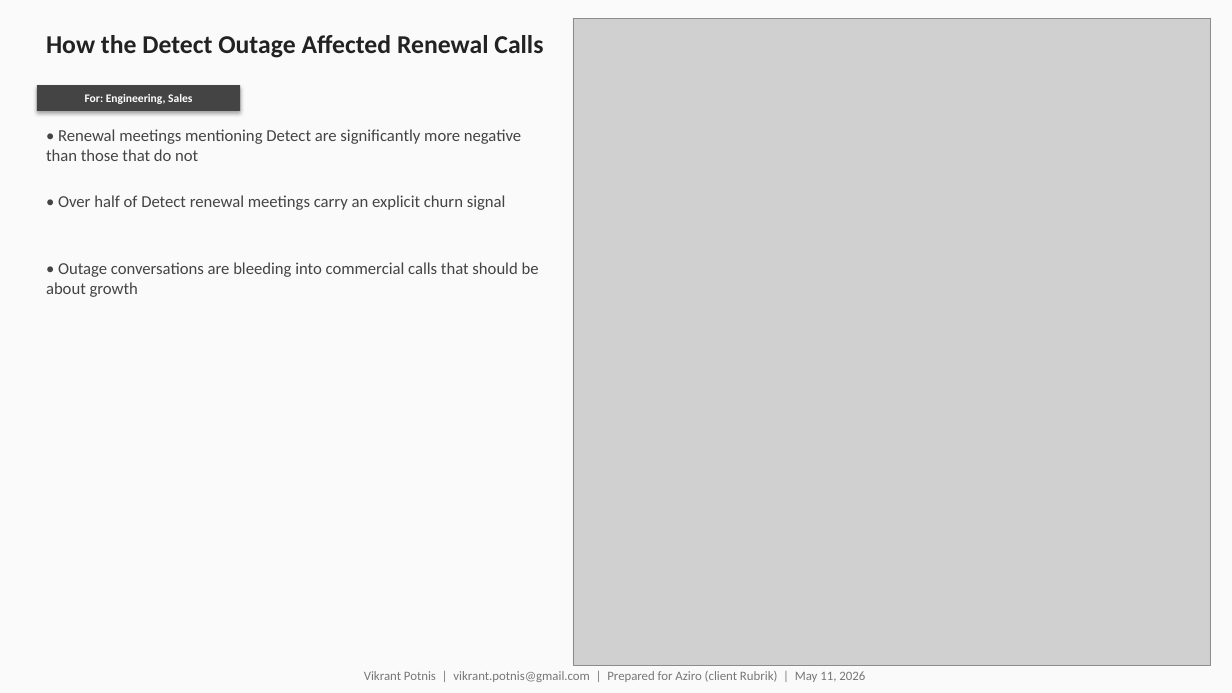
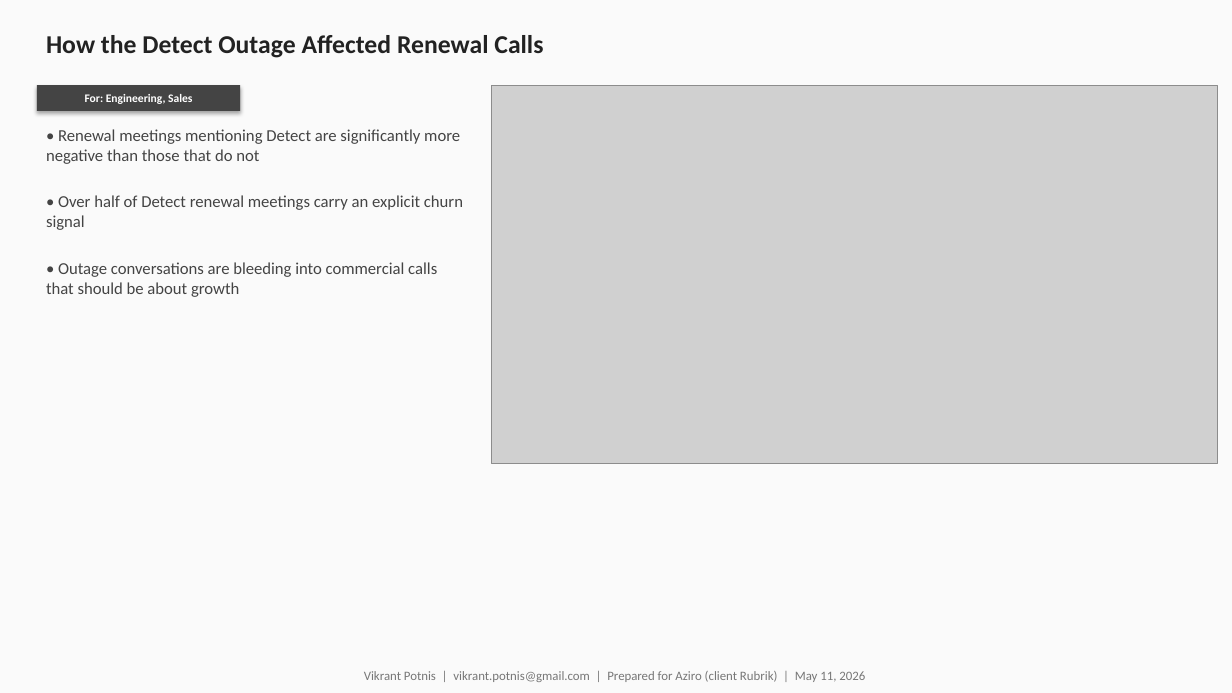
Before and after one commit to rohanvazir123/pydantic-ai-experiments, a slide deck: slide 13 of basics/iprep/meeting-analytics/final_version/meeting_analytics.pptx. Drawn at 1232x693 pixels with LibreOffice and Linux fonts; fonts in the diff are those of the drawing; grey boxes stand for pictures. Boxes give left, top, right and bottom in pixels: in the first picture for what was removed or moved away, otherwise in the second. Text is boxed around its words. In the diff, an @@ line names an element or a change of style, - is before the commit and + after.

```diff
--- a/basics/iprep/meeting-analytics/final_version/meeting_analytics.pptx
+++ b/basics/iprep/meeting-analytics/final_version/meeting_analytics.pptx
@@ picture: place and size @@
-picture at <box>573,18,1211,665</box>
+picture at <box>492,85,1217,464</box>
@@ text "• Renewal meetings mentioning Detect ..." rewrapped from <box>46,129,521,161</box> to <box>46,129,460,164</box> @@
@@ text "• Over half of Detect ..." rewrapped from <box>58,195,506,210</box> to <box>46,195,463,230</box> @@
@@ text "• Outage conversations are bleeding ..." rewrapped from <box>46,262,539,297</box> to <box>46,262,437,297</box> @@
```
Also in this commit, not shown: 8 other slides changed, 4 other files.
